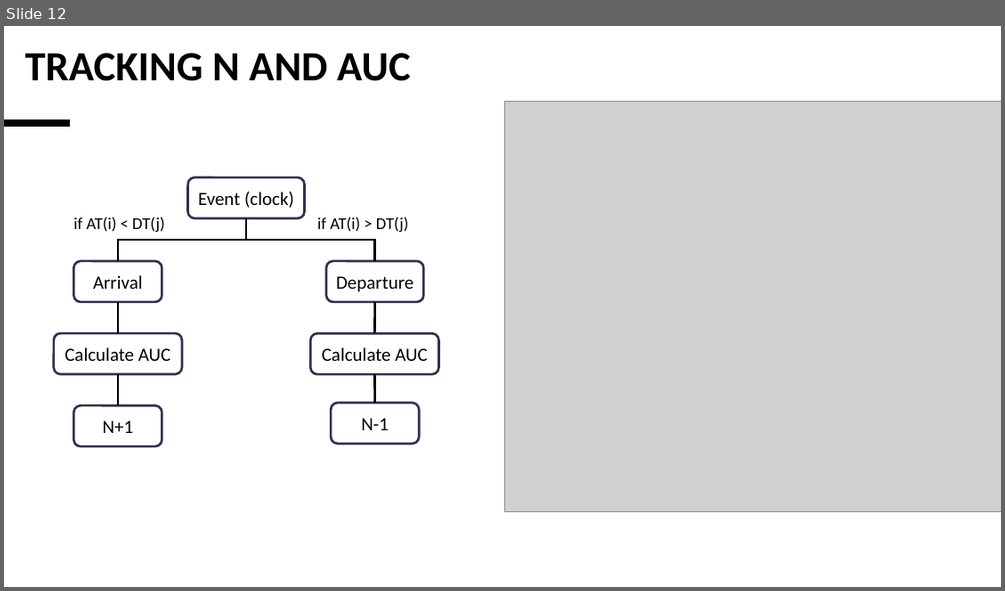
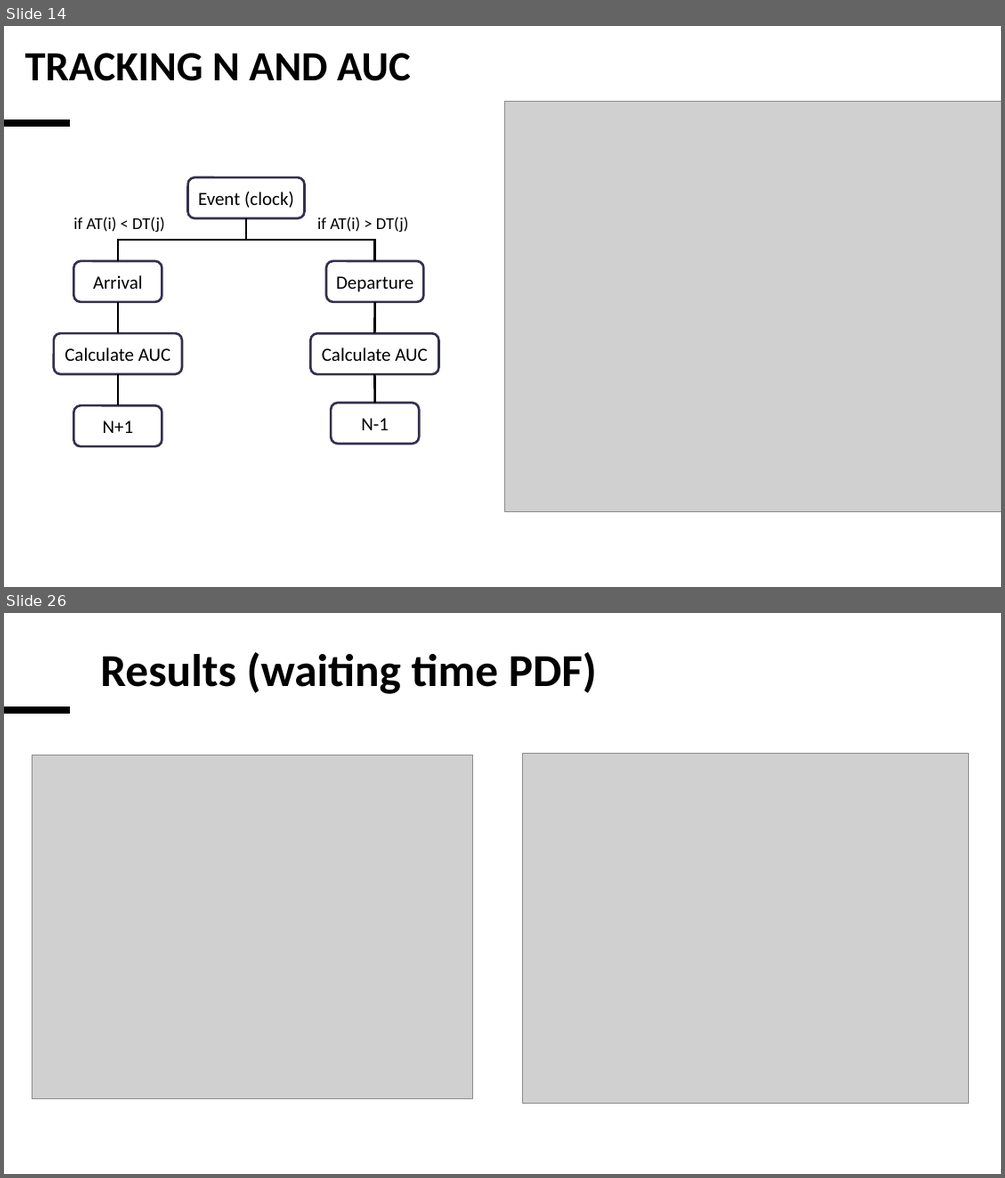
Before and after one commit to HashimAlSadah/COE588_Project, a slide deck: Presentation/Presentation.pptx. Shown one above the other, each under a label of ours: slide 12 before the commit, slides 14 and 26 after it; the slides between them are not shown. The pictures are 1005x591 and 1005x1178 pixels, drawn with LibreOffice and Linux fonts; fonts in the diff are those of the drawing; grey boxes stand for pictures. Boxes give left, top, right and bottom in pixels: in the first picture for what was removed or moved away, otherwise in the second. Text is boxed around its words. In the diff, an @@ line names an element or a change of style, - is before the commit and + after.

Commit message:
presentation was updated. Introduction and results were added

```diff
--- a/Presentation/Presentation.pptx
+++ b/Presentation/Presentation.pptx
@@ slide 26 added at <box>4,613,1001,1174</box>, background #FFFFFF @@
@@ title added at <box>100,652,597,694</box>, 44 pt, text #000000, bold @@
+Results (waiting time PDF)
@@ line added from (4, 710) to (70, 710), #000000 6.75 pt @@
@@ picture added at <box>32,755,473,1099</box> @@
@@ picture added at <box>522,753,968,1103</box> @@
@@ what was slide 12 is now slide 14 @@
```
Also in this commit, not shown: 21 other slides added.
